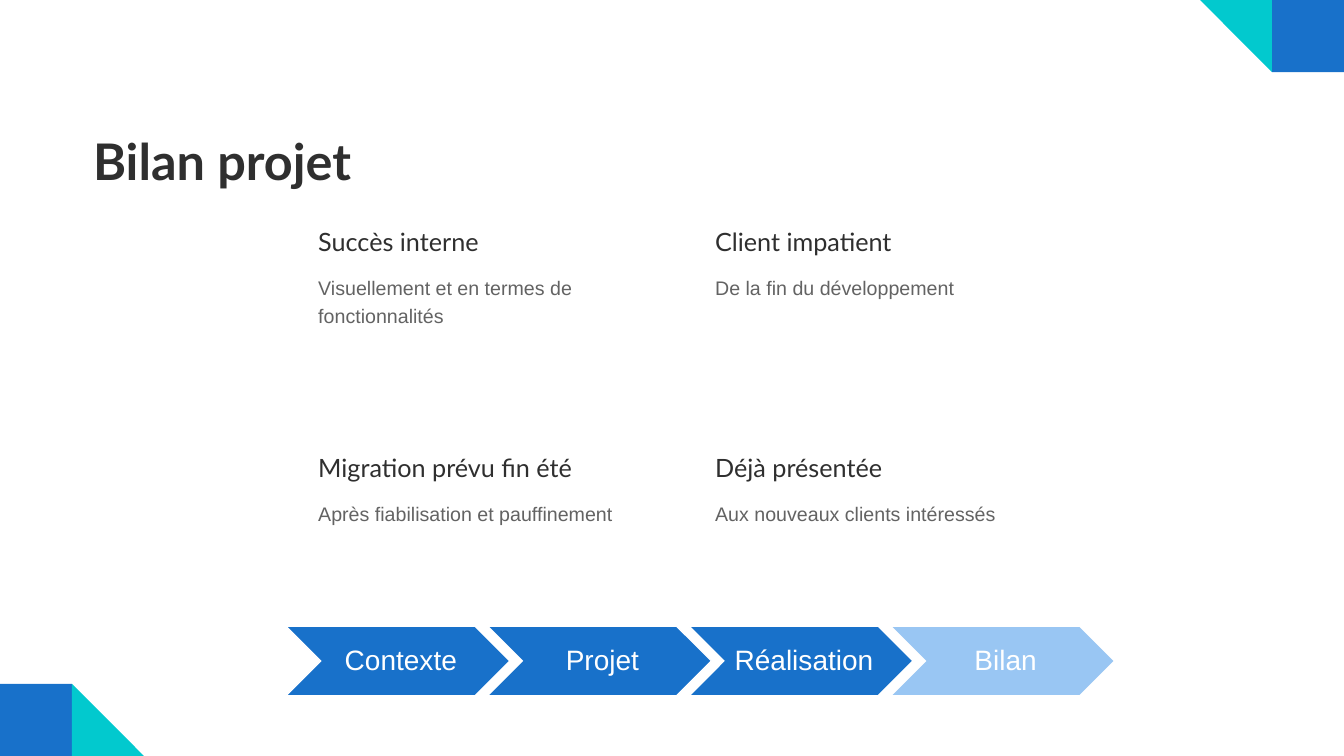
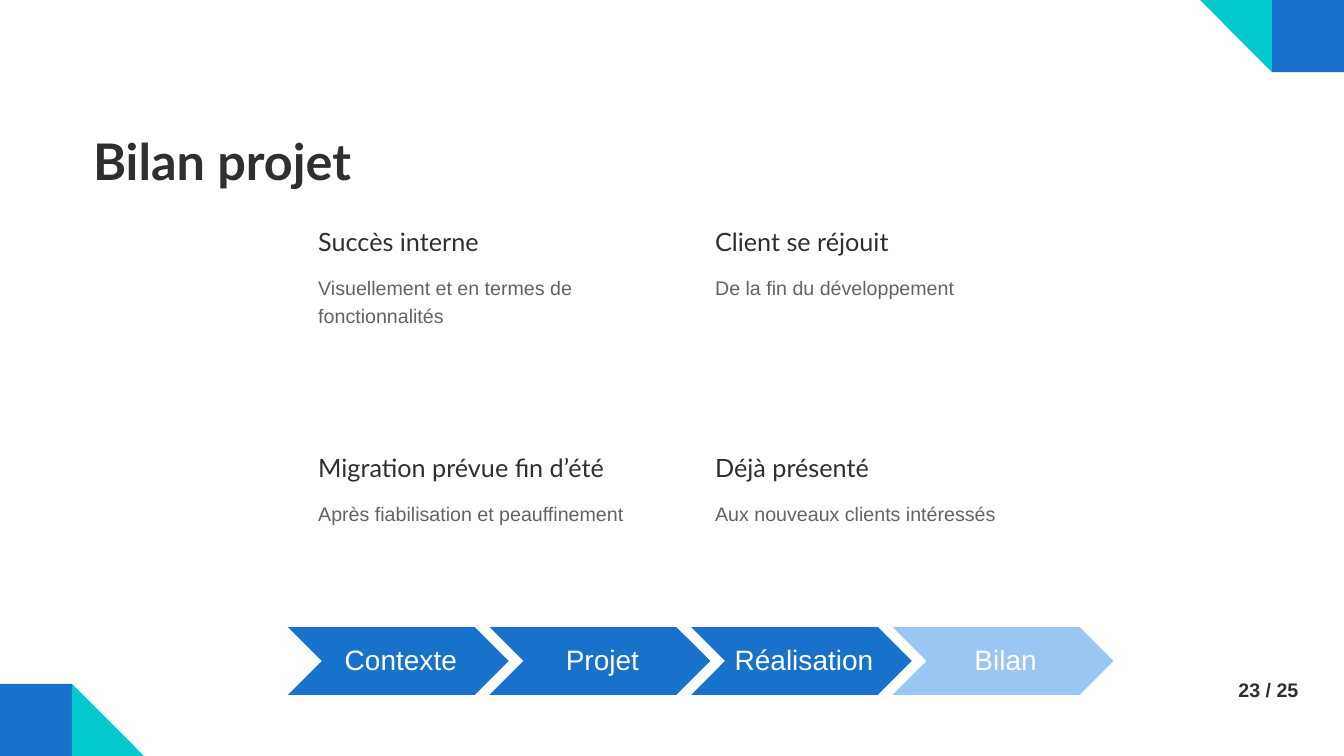
Before and after one commit to MAGREMENT/Memoire, a slide deck: slide 23 of Présentation.pptx (slide 20 before the commit). Drawn at 1344x756 pixels with LibreOffice and Linux fonts; fonts in the diff are those of the drawing. Boxes give left, top, right and bottom in pixels: in the first picture for what was removed or moved away, otherwise in the second. Text is boxed around its words. In the diff, an @@ line names an element or a change of style, - is before the commit and + after.

```diff
--- a/Présentation.pptx
+++ b/Présentation.pptx
@@ text at (x1=715, y1=232, x2=888, y2=256): text changed @@
-Client impatient
+Client se réjouit
@@ text at (x1=318, y1=458, x2=604, y2=481): text changed @@
-Migration prévu fin été
+Migration prévue fin d’été
@@ text at (x1=715, y1=458, x2=868, y2=481): text changed @@
-Déjà présentée
+Déjà présenté
@@ text at (x1=318, y1=506, x2=623, y2=525): text changed @@
-Après fiabilisation et pauffinement
+Après fiabilisation et peauffinement
@@ text added at (x1=1238, y1=683, x2=1299, y2=697), 14 pt, text #2F2F2F, bold @@
+23 / 25
```
Also in this commit, not shown: 20 other slides changed, 13 slides added, 1 slide removed, 1 other file.
